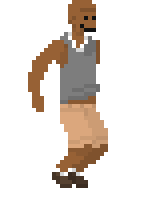
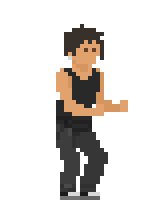
Layers edited between the first and the second (160, 200) image:
removed layer "landing" over 28, 0, 108, 188
removed layer "falling 2" over 28, 0, 108, 188
removed layer "faling 1" over 28, 0, 108, 188
removed layer "falling_trans 2" over 32, 0, 104, 184
removed layer "falling_trans 1" over 40, 0, 104, 192
removed layer "jumping 3" over 44, 0, 108, 192
removed layer "jumping 2" over 44, 4, 108, 200
removed layer "jumping 1" over 40, 8, 108, 200
removed layer "standing" over 44, 4, 104, 200
added layer "Layer 6" above "Layer 5" over 52, 16, 120, 200
added layer "Layer 5" above "Layer 4" over 36, 16, 112, 200
added layer "Layer 4" above "Layer 3" over 40, 16, 116, 200
added layer "Layer 3" above "Layer 2" over 44, 16, 120, 200
added layer "Layer 2" above "Layer 1" over 52, 20, 124, 200
added layer "Layer 1" over 56, 24, 128, 200
